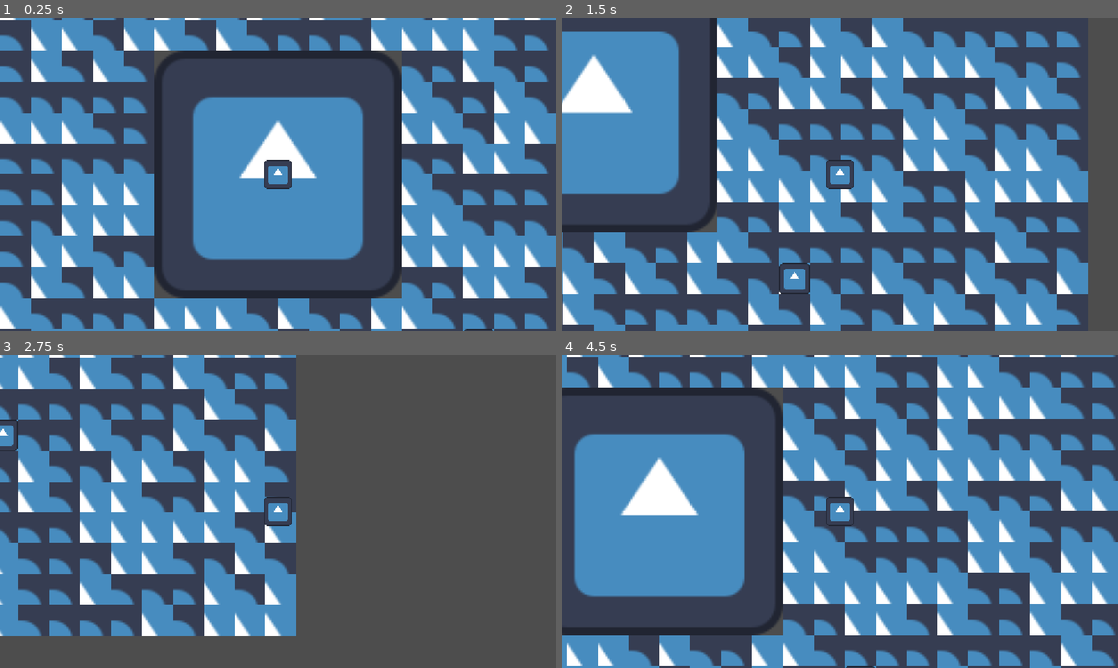
Above: before the commit, frames 1-4 (two rows, left to right).
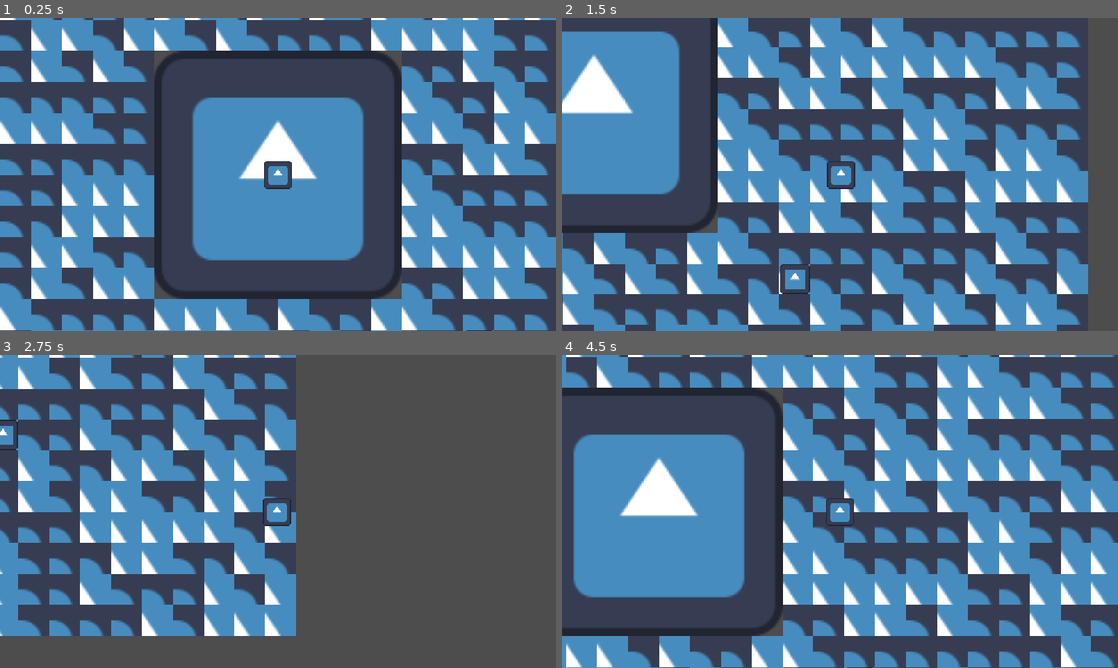
Above: after the commit, the same moments.

Repository: skueee/jame-gam-26
Game: Godot game, scene res://main.tscn
Same seed, same stepped clock (60 frames per second), same inputs: the game is played once before the commit and once after it. The engine's default icon, where the game draws it, is replaced by a stand-in: a white triangle on a blue panel in a dark square.
Inputs (mouse positions are in pixels of both pictures, inside the frame that each line leads up to):
- Up to frame 1 (0.25 s): no input
- Up to frame 2 (1.5 s): tap Enter at 0.5 s; move the mouse to (962, 158) at 0.52 s; hold Right (right) 0.53-1.28 s; tap E (interact) at 0.6 s; click (962, 158) at 0.67 s; tap Space (continue, bound only after the commit) at 0.8, 1.35 s; move the mouse to (728, 190) at 1.27 s; hold Down (down) from 1.28 s (still down)
- Up to frame 3 (2.75 s): tap E (interact) at 1.55, 2.1 s; move the mouse to (333, 442) at 2.02 s; release Down (down) at 2.03 s; hold Right (right) from 2.03 s (still down); tap Space (continue, bound only after the commit) at 2.3 s
- Up to frame 4 (4.5 s): move the mouse to (812, 574) at 2.77 s; release Right (right) at 2.78 s; hold Up (up) 2.78-3.53 s; tap Space (continue, bound only after the commit) at 2.85, 3.8 s; click (812, 574) at 2.92 s; tap E (interact) at 3.05 s; move the mouse to (1006, 558) at 3.52 s; hold Left (left) from 3.53 s (still down); tap Alt at 3.6 s; move the mouse to (673, 464) at 4.27 s; tap Shift at 4.35 s

The runs differ from the first frame. In frame 1, 2.4% of the frame differs, in the area x 0-100%, y 0-100%; in frame 2, 1.5%; in frame 3, 0.7%; in frame 4, 5.4%.

Commit message:
NPCv1 probably complete

Diff:
--- a/NPCv1.tscn
+++ b/NPCv1.tscn
@@ -1,22 +1,31 @@
 [gd_scene format=3 uid="uid://soxkjdhfhesa"]
+
+[ext_resource type="Texture2D" uid="uid://divk2sphin24j" path="res://e.png" id="1_1powu"]
 
 [sub_resource type="GDScript" id="GDScript_tsws6"]
 script/source = "extends StaticBody2D
+@onready var e = $e
 @onready var sprite = $Sprite2D
+@onready var dialouge = $\"../CanvasLayer/DialogBox\"
 @onready var player: CharacterBody2D = get_tree().get_first_node_in_group(\"player\")
 @export var npc_name: String
 @export var npc_speaktext: PackedStringArray
 # Called when the node enters the scene tree for the first time.
 func _ready() -> void:
-	if not npc_name or not sprite:
+	if not npc_name or not sprite or not npc_speaktext or not dialouge:
 		queue_free()
 
 
-func _process(delta: float) -> void:
+func _process(_delta: float) -> void:
 	var player_pos = player.position
 	var distance = position.distance_to(player_pos)
 	if distance < 28:
-		pass
+		e.visible = true
+		var ed = Input.is_action_just_pressed(\"interact\")
+		if ed:
+			dialouge.display_text(npc_speaktext, npc_name, sprite.texture)
+	else:
+		e.visible = false
 "
 
 [sub_resource type="RectangleShape2D" id="RectangleShape2D_52gvh"]
@@ -27,3 +36,8 @@
 
 [node name="CollisionShape2D" type="CollisionShape2D" parent="." unique_id=1305900309]
 shape = SubResource("RectangleShape2D_52gvh")
+
+[node name="e" type="Sprite2D" parent="." unique_id=2141868545]
+position = Vector2(13, -13)
+scale = Vector2(0.61572266, 0.61572266)
+texture = ExtResource("1_1powu")
--- a/main.tscn
+++ b/main.tscn
@@ -3,6 +3,7 @@
 [ext_resource type="PackedScene" uid="uid://br7ggdqod8yod" path="res://player.tscn" id="1_ig7tw"]
 [ext_resource type="Texture2D" uid="uid://1v7kurpovumq" path="res://icon.svg" id="2_0xm2m"]
 [ext_resource type="PackedScene" uid="uid://soxkjdhfhesa" path="res://NPCv1.tscn" id="3_h2yge"]
+[ext_resource type="PackedScene" uid="uid://wl3x12oxss0l" path="res://ui-dialogue.tscn" id="4_1bvp3"]
 
 [sub_resource type="TileSetAtlasSource" id="TileSetAtlasSource_h2yge"]
 texture = ExtResource("2_0xm2m")
@@ -95,7 +96,13 @@
 z_index = 3
 position = Vector2(104, 88)
 npc_name = "testik"
+npc_speaktext = PackedStringArray("Ah, what a beautiful day out here", "Godots are chirping, godots are flying", "Never gonna give you up", "never gonna let you down")
 
 [node name="Sprite2D" type="Sprite2D" parent="NPCv1" unique_id=2037732567]
 scale = Vector2(0.125, 0.125)
 texture = ExtResource("2_0xm2m")
+
+[node name="CanvasLayer" type="CanvasLayer" parent="." unique_id=1243159890]
+
+[node name="DialogBox" parent="CanvasLayer" unique_id=675358860 instance=ExtResource("4_1bvp3")]
+visible = false
--- a/project.godot
+++ b/project.godot
@@ -50,7 +50,7 @@
 , Object(InputEventKey,"resource_local_to_scene":false,"resource_name":"","device":-1,"window_id":0,"alt_pressed":false …(183 unchanged characters)…
 ]
 }
-hit={
+continue={
 "deadzone": 0.2,
 "events": [Object(InputEventKey,"resource_local_to_scene":false,"resource_name":"","device":-1,"window_id":0,"alt_press …(191 unchanged characters)…
 ]
@@ -69,3 +69,5 @@
 
 rendering_device/driver.windows="d3d12"
 renderer/rendering_method="mobile"
+2d/snap/snap_2d_transforms_to_pixel=true
+2d/snap/snap_2d_vertices_to_pixel=true
--- a/ui-dialogue.tscn
+++ b/ui-dialogue.tscn
@@ -8,11 +8,14 @@
 
 [node name="DialogBox" type="Control" unique_id=675358860]
 layout_mode = 3
-anchors_preset = 15
+anchors_preset = 12
+anchor_top = 1.0
 anchor_right = 1.0
 anchor_bottom = 1.0
 grow_horizontal = 2
-grow_vertical = 2
+grow_vertical = 0
+offset_transform_enabled = true
+offset_transform_position = Vector2(0, -648)
 script = ExtResource("1_s7mfv")
 
 [node name="ColorRect" type="ColorRect" parent="." unique_id=1922485325]
--- a/ui_dialogue.gd
+++ b/ui_dialogue.gd
@@ -54,5 +54,5 @@
 
 # Just checks if there is input
 func _process(_delta: float) -> void:
-	if dialog_active and Input.is_action_just_pressed("interact"):
+	if dialog_active and Input.is_action_just_pressed("continue"):
 		go_to_next_text()
Binary file added: e.png
Not shown, added: e.png.import
